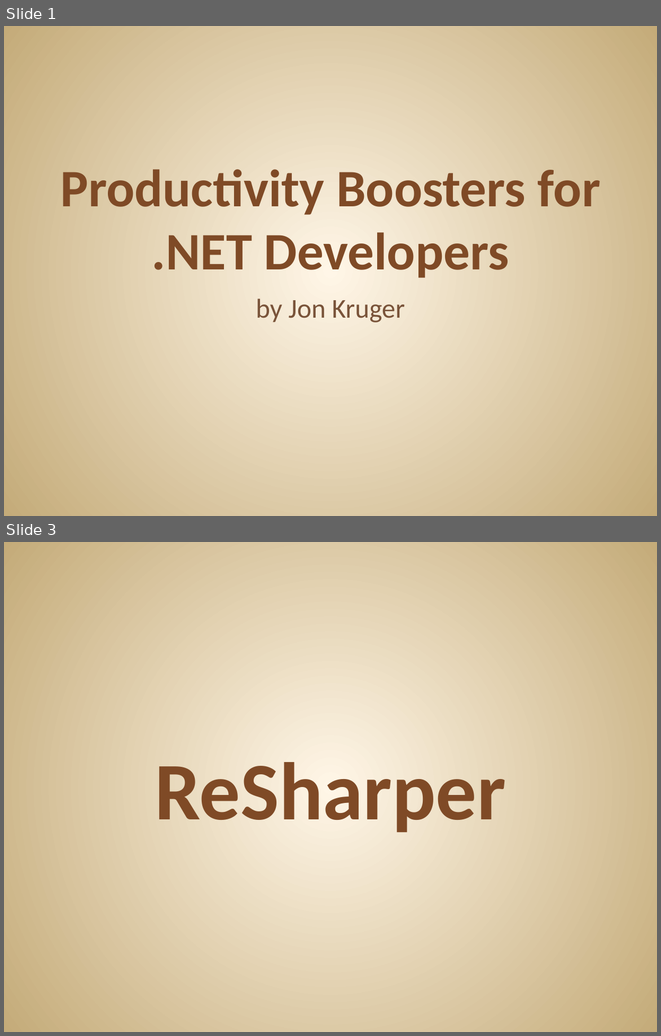
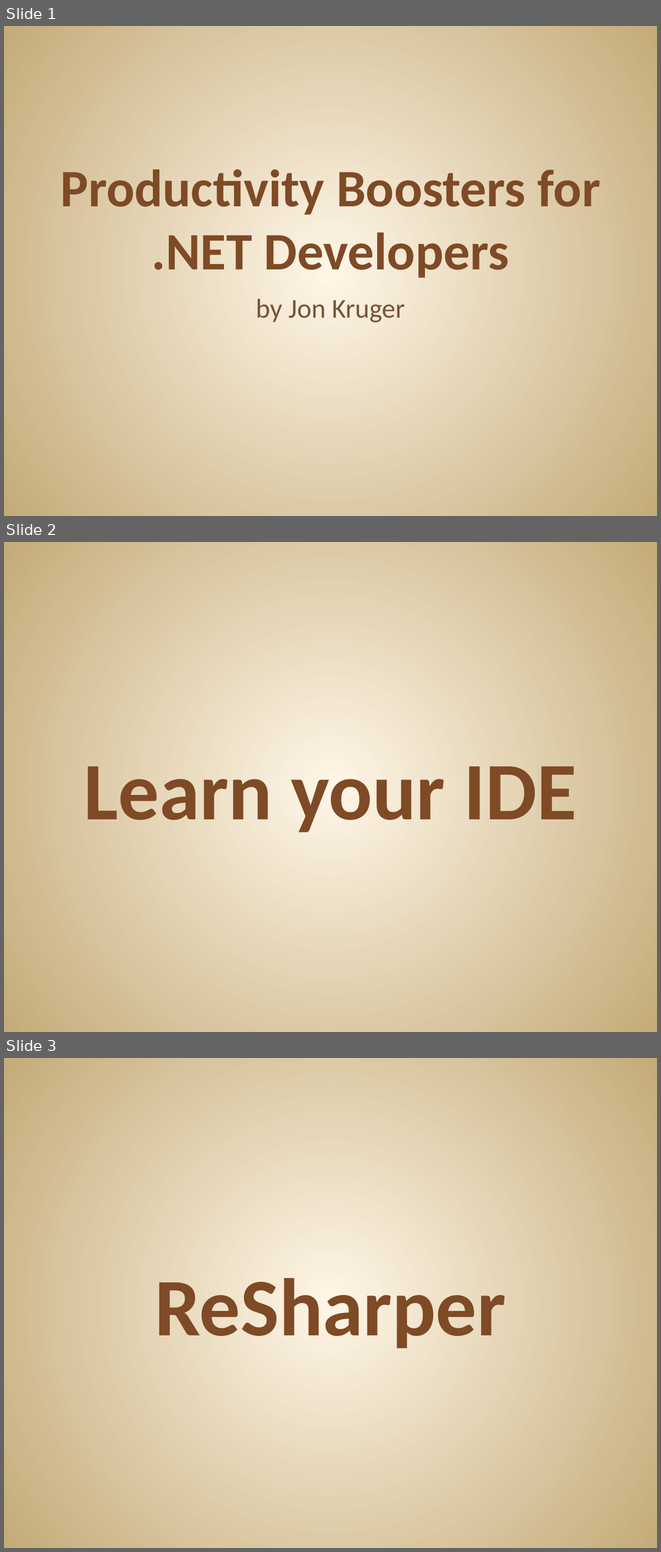
Before and after one commit to JonKruger/Productivity-Boosters, a slide deck: Productivity Boosters for .NET Developers.pptx. Shown one above the other, each under a label of ours: slides 1 and 3 before the commit, slides 1, 2 and 3 after it; the slides between them are not shown. The pictures are 661x1036 and 661x1552 pixels, drawn with LibreOffice and Linux fonts; fonts in the diff are those of the drawing. Boxes give left, top, right and bottom in pixels: in the first picture for what was removed or moved away, otherwise in the second. Text is boxed around its words. In the diff, an @@ line names an element or a change of style, - is before the commit and + after.

```diff
--- a/Productivity Boosters for .NET Developers.pptx
+++ b/Productivity Boosters for .NET Developers.pptx
@@ slide 2 added at bbox=[4, 542, 657, 1032], background gradient #FFF7E8 to #C4AA7A @@
@@ title added at bbox=[84, 766, 576, 832], 90 pt, text #804B26, bold @@
+Learn your IDE
```
Also in this commit, not shown: 1 other slide added, 1 slide removed.
